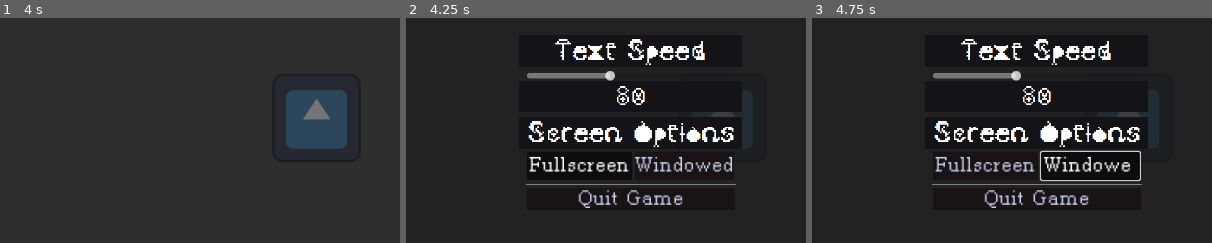
Above: before the commit, frames 1-3 (left to right).
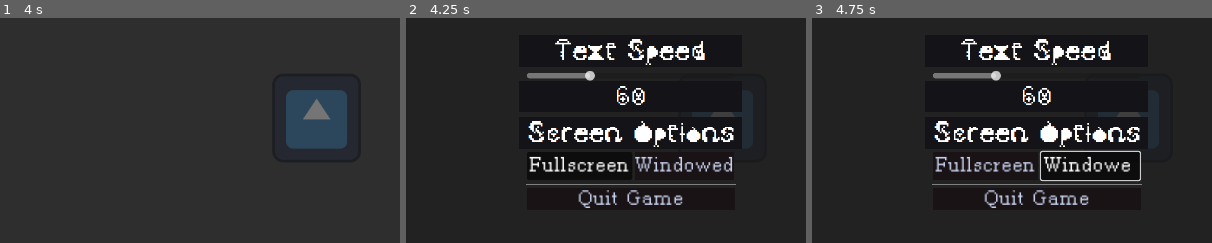
Above: after the commit, the same moments.

Repository: SnekOfSpice/dialog-parser
Game: Godot game, scene res://game/main_scene.tscn
Two runs of this game, one before a commit and one after it. Both use one fixed random seed, a clock stepped at 60 frames per second and the inputs below. This scene is started directly instead of the project's main scene. The engine's default icon, where the game draws it, is replaced by a stand-in: a white triangle on a blue panel in a dark square.
Inputs (mouse positions are % of the whole screen's width and height, from its top left):
- Up to frame 1 (4 s): tap Enter at 0.5, 2, 3.5 s; move the mouse to (72, 45) at 0.52 s; click (72, 45) at 0.67 s; tap Space at 1.25, 2.75 s; move the mouse to (30, 55) at 1.27 s; click (30, 55) at 1.42 s; move the mouse to (60, 28) at 2.02 s; click (60, 28) at 2.17 s; move the mouse to (45, 70) at 2.77 s; click (45, 70) at 2.92 s; move the mouse to (80, 65) at 3.52 s; click (80, 65) at 3.67 s
- Up to frame 2 (4.25 s): tap Escape (ui_cancel) at 4.15 s
- Up to frame 3 (4.75 s): click "Windowed" at 4.25 s
The pictures show only the part of the screen within x 22-72%, y 26-76%; the shares and areas given below are measured in that part.

Frame 1 is identical in both runs. In frame 2, 0.3% of the frame differs, in the area x 44-56%, y 23-38%; in frame 3, 0.3%.
Error before the commit: Attempt to call function 'get_as_text' in base 'null instance' on a null instance. (res://src/parser.gd:40)
Error after the commit: Attempt to call function 'get_as_text' in base 'null instance' on a null instance. (res://src/parser.gd:41)

Commit message:
more signals and stuff

Diff:
--- a/game/characters/character.gd
+++ b/game/characters/character.gd
@@ -1,15 +1,32 @@
 extends Node2D
 
+@export var character_name := ""
 
-# Called when the node enters the scene tree for the first time.
 func _ready() -> void:
 	add_to_group("FactListener")
+	add_to_group("Character")
+	visible = false
 
 func parser_init():
 	Parser.line_reader.connect("new_header", handle_new_header)
+	Parser.line_reader.connect("currently_speaking", handle_currently_speaking)
+	Parser.line_reader.connect("page_finished", handle_page_finished)
 
-func handle_new_header(header):
-	print(header)
+func handle_new_header(header: Array):
+	#prints("EUPHORIA GOT NEW HEADER", header)
+	for property in header:
+		var prop_name = property.get("property_name")
+		if prop_name == str("emotion-", character_name):
+			var values = property.get("values")
+			var emotion_string = Parser.drop_down_values_to_string_array(values)[1]
+			print(emotion_string)
+
+func handle_currently_speaking(actor_name: String):
+	if actor_name == character_name:
+		visible = true
+
+func handle_page_finished(page_index: int):
+	visible = false
 
 func fact_changed(fact_name: String, new_value: bool):
 	match fact_name:
--- a/game/characters/euphoria.tscn
+++ b/game/characters/euphoria.tscn
@@ -1,13 +1,17 @@
-[gd_scene load_steps=2 format=3 uid="uid://baeby0gv4sv22"]
+[gd_scene load_steps=3 format=3 uid="uid://baeby0gv4sv22"]
 
 [ext_resource type="Script" path="res://game/characters/character.gd" id="1_fuehi"]
+[ext_resource type="Texture2D" uid="uid://bj8knkcrqf4rp" path="res://icon.svg" id="2_n4xjx"]
 
 [node name="Euphoria" type="Node2D" groups=["ParserDependent"]]
 script = ExtResource("1_fuehi")
+character_name = "euphoria"
 
 [node name="Visuals" type="Node2D" parent="."]
 
 [node name="Eye" type="Sprite2D" parent="Visuals"]
+rotation = -1.22168
+texture = ExtResource("2_n4xjx")
 
 [node name="FacialExpression" type="AnimatedSprite2D" parent="Visuals"]
 
--- a/game/main_scene.gd
+++ b/game/main_scene.gd
@@ -3,7 +3,7 @@
 
 
 func _ready() -> void:
-	Parser.read_page(0)
+	Parser.read_page(3)
 
 
 func _unhandled_input(event: InputEvent) -> void:
--- a/game/pause_menu.gd
+++ b/game/pause_menu.gd
@@ -6,7 +6,8 @@
 func _ready() -> void:
 	find_child("TextSpeedSlider").min_value = 1
 	find_child("TextSpeedSlider").max_value = MAX_TEXT_SPEED
-	find_child("TextSpeedSlider").value = 80
+	find_child("TextSpeedSlider").value = 60
+	Parser.line_reader.text_speed = 60
 
 func _on_fullscreen_button_pressed() -> void:
 	DisplayServer.window_set_mode(DisplayServer.WINDOW_MODE_FULLSCREEN)
--- a/project.godot
+++ b/project.godot
@@ -21,7 +21,6 @@
 
 [display]
 
-window/size/mode=3
 window/stretch/mode="canvas_items"
 
 [rendering]
--- a/src/InstructionHandler.gd
+++ b/src/InstructionHandler.gd
@@ -3,6 +3,7 @@
 
 signal set_input_lock(value)
 signal instruction_completed()
+signal execute_instruction(args)
 
 
 func wrapper_execute(instruction_name, args, delay_before := 0.0, delay_after := 0.0):
@@ -10,6 +11,7 @@
 	if delay_before > 0.0:
 		await get_tree().create_timer(delay_before).timeout
 
+	emit_signal("execute_instruction", args)
 	execute(instruction_name, args)
 
 	if delay_after > 0.0:
--- a/src/InstructionHandlerInherit.gd
+++ b/src/InstructionHandlerInherit.gd
@@ -5,3 +5,6 @@
 	match instruction_name:
 		"play-sfx":
 			pass
+		"hide-all-characters":
+			for c in get_tree().get_nodes_in_group("Character"):
+				c.visible = false
--- a/src/line_reader.gd
+++ b/src/line_reader.gd
@@ -6,10 +6,11 @@
 @export var text_speed := 0.5#100.0
 @export var auto_pause_duration := 0.2
 
-signal line_finished(line_index)
-signal jump_to_page(page_index)
-signal new_header(header)
-signal is_input_locked_changed(new_value)
+signal line_finished(line_index: int)
+signal jump_to_page(page_index: int)
+signal new_header(header: Array)
+signal is_input_locked_changed(new_value: bool)
+signal currently_speaking(actor_name: String)
 
 var line_data := {}
 
@@ -35,7 +36,7 @@
 	find_child("InstructionHandler").connect("set_input_lock", set_is_input_locked)
 	find_child("InstructionHandler").connect("instruction_completed", instruction_completed)
 
-	remaining_auto_pause_duration = auto_pause_duration
+	remaining_auto_pause_duration = auto_pause_duration / (text_speed / 100.0)
 
 
 
@@ -63,7 +64,7 @@
 						find_child("TextContent").visible_characters = pause_positions[next_pause_position_index]
 						if next_pause_type == PauseTypes.Manual:
 							next_pause_position_index += 1
-							remaining_auto_pause_duration = auto_pause_duration
+							remaining_auto_pause_duration = auto_pause_duration / (text_speed / 100.0)
 
 
 			else:
@@ -170,7 +171,7 @@
 			remaining_auto_pause_duration -= delta
 			if last_dur > 0 and remaining_auto_pause_duration <= 0:
 				next_pause_position_index += 1
-				remaining_auto_pause_duration = auto_pause_duration
+				remaining_auto_pause_duration = auto_pause_duration / (text_speed / 100.0)
 	elif find_child("TextContent").visible_ratio < 1.0:
 		#find_child("TextContent").visible_characters += text_speed * delta
 		find_child("TextContent").visible_ratio += (text_speed / find_child("TextContent").text.length()) * delta
@@ -259,7 +260,7 @@
 		c.queue_free()
 
 	for option in choices:
-		var conditional_eval = evaluate_conditionals(option.get("conditionals"))
+		var conditional_eval = evaluate_conditionals(option.get("conditionals"), option.get("choice_text.enabled_as_default"))
 		var cond_true = conditional_eval[0]
 		var cond_behavior = conditional_eval[1]
 
@@ -310,13 +311,14 @@
 # returns an array of size 2.
 # index 0 is if the conditionals are satisfied
 # index 1 is the behavior if it's true
-func evaluate_conditionals(conditionals) -> Array:
+func evaluate_conditionals(conditionals, enabled_as_default := true) -> Array:
 	var conditional_is_true := true
 	var behavior = line_data.get("conditionals").get("behavior_key")
 	var args = conditionals.get("operand_args")
 	var facts_to_check = conditionals.get("facts")
 	if facts_to_check.keys().size() == 0:
-		return [true, "Enable"]
+		var default_key = "Enable" if enabled_as_default else "Disable"
+		return [true, default_key]
 
 
 	var operand_key = conditionals.get("operand_key")
@@ -340,7 +342,6 @@
 
 
 func handle_header(header: Array):
-	#prints("HEADER ", header)
 	for prop in header:
 		var data_type = prop.get("data_type")
 		var property_name = prop.get("property_name")
@@ -349,16 +350,20 @@
 			values = Parser.drop_down_values_to_string_array(values)
 
 		if property_name == property_for_name:
-			find_child("NameLabel").text = values[1]
-			find_child("NameContainer").visible = values[1] != name_for_blank_name
+			update_name_label(values[1])
 
 	emit_signal("new_header", header)
+
 
 func set_dialog_line_index(value: int):
 	dialog_line_index = value
 	if using_dialog_syntax:
-		find_child("NameLabel").text = dialog_actors[dialog_line_index]
-
+		update_name_label(dialog_actors[dialog_line_index])
+
+func update_name_label(actor_name: String):
+	find_child("NameLabel").text = actor_name
+	emit_signal("currently_speaking", actor_name)
+	find_child("NameContainer").visible = actor_name != name_for_blank_name
 
 func _on_finished_button_pressed() -> void:
 	emit_signal("line_finished", line_index)
--- a/src/parser.gd
+++ b/src/parser.gd
@@ -31,8 +31,9 @@
 enum DataTypes {_String, _Integer, _Float, _Array, _Dictionary, _DropDown, _Boolean}
 
 signal read_new_line(line)
-signal terminate_page(page_index)
-signal read_new_page(page_index)
+signal terminate_page(page_index: int)
+signal page_finished(page_index: int)
+signal read_new_page(page_index: int)
 
 func _ready() -> void:
 	var path = source_path_demo if show_demo else source_path
@@ -94,6 +95,7 @@
 		else:
 			var next = int(page_data.get(page_index).get("next"))
 			if page_data.keys().has(next):
+				emit_signal("page_finished", page_index)
 				read_page(next)
 			else:
 				emit_signal("terminate_page", page_index)
--- a/src/parser.tscn
+++ b/src/parser.tscn
@@ -4,6 +4,5 @@
 
 [node name="Parser" type="Node"]
 script = ExtResource("1_202h4")
-source_path = "D:/100_godot/dialog-editor/io/when_the_sea_received_the_sky_script.json"
+source_path = "D:/100_godot/dialog-editor/io/when_the_sea_received_the_sky_script2.json"
 source_path_demo = "D:/100_godot/dialog-editor/io/demo-nov1.json"
-show_demo = true
